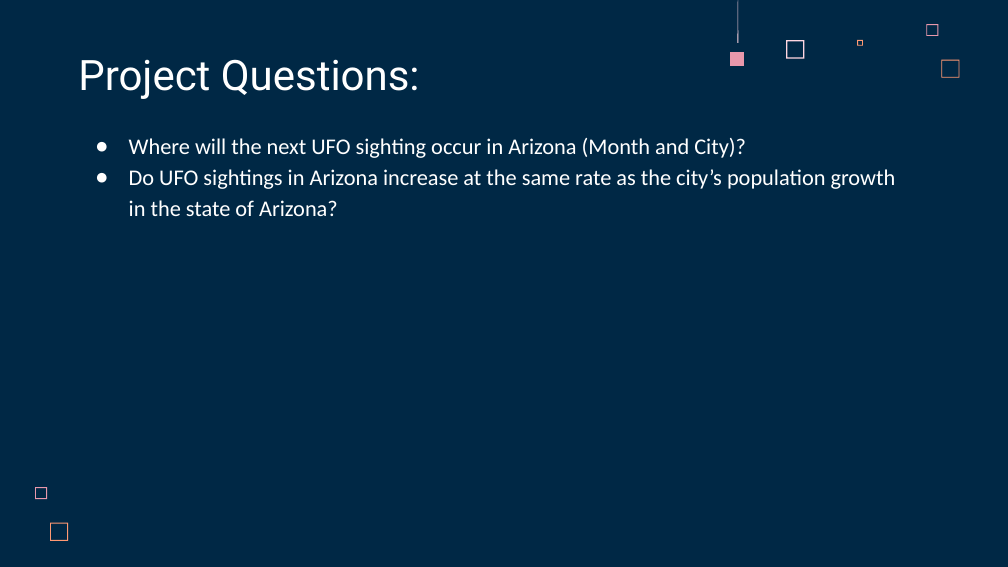
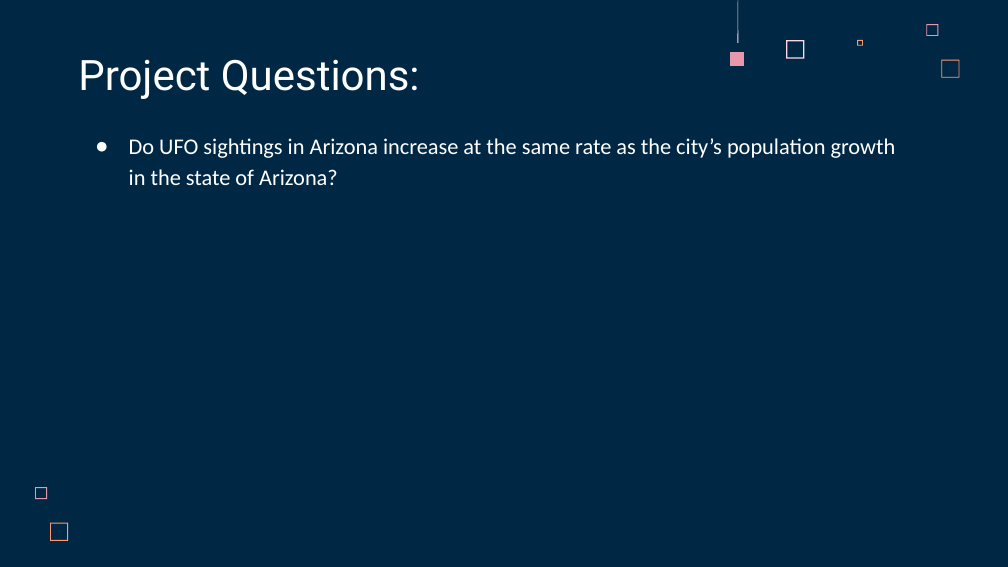
Before and after one commit to acegal1/Group1_Final_Project, a slide deck: slide 6 of _Group 1 Final Project Presentation - UFO Sightings in Arizona.pptx (slide 4 before the commit). Drawn at 1008x567 pixels with LibreOffice and Linux fonts; fonts in the diff are those of the drawing. Boxes give left, top, right and bottom in pixels: in the first picture for what was removed or moved away, otherwise in the second. Text is boxed around its words. In the diff, an @@ line names an element or a change of style, - is before the commit and + after.

```diff
--- a/_Group 1 Final Project Presentation - UFO Sightings in Arizona.pptx
+++ b/_Group 1 Final Project Presentation - UFO Sightings in Arizona.pptx
@@ text at [129,138,746,158]: paragraph removed @@
-● Where will the next UFO sighting occur in Arizona (Month and City)?
```
Also in this commit, not shown: 3 other slides changed, 10 slides added, 3 other files.
